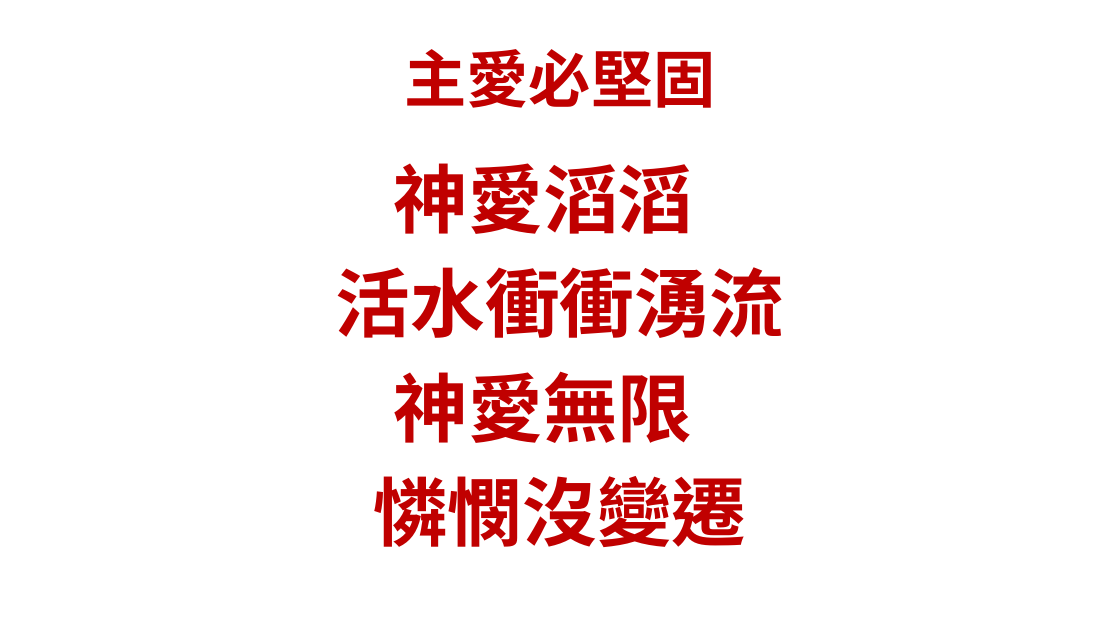
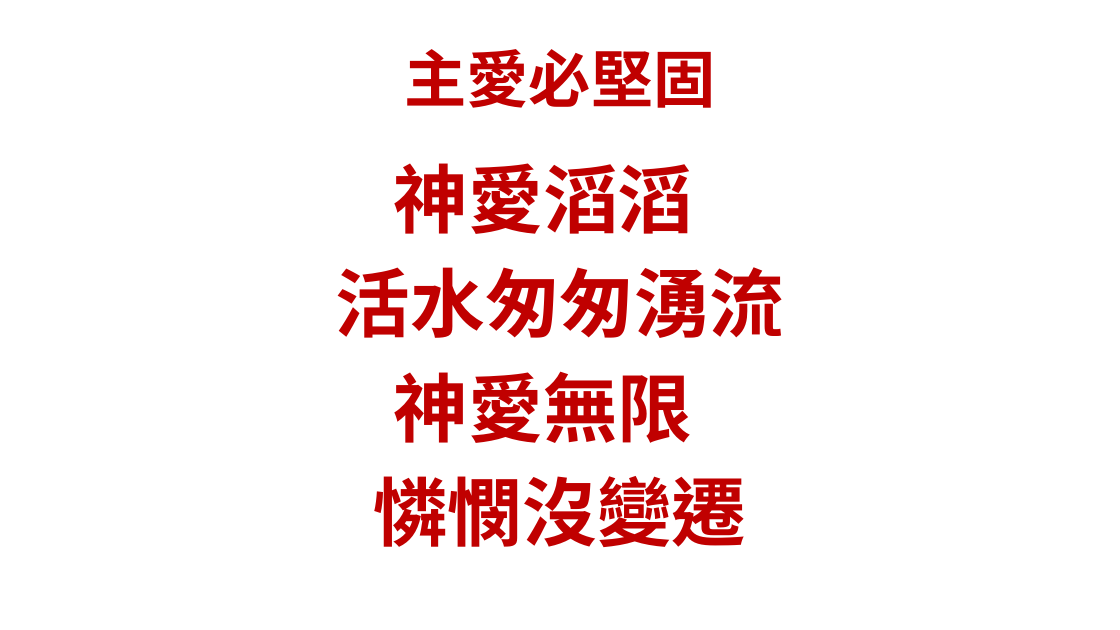
Before and after one commit to batisuoc/bible-school, a slide deck: slide 1 of 2019/9月.pptx. Drawn at 1120x630 pixels with LibreOffice and Linux fonts; fonts in the diff are those of the drawing; background and template pictures are left out. Boxes give left, top, right and bottom in pixels: in the first picture for what was removed or moved away, otherwise in the second. Text is boxed around its words. In the diff, an @@ line names an element or a change of style, - is before the commit and + after.

```diff
--- a/2019/9月.pptx
+++ b/2019/9月.pptx
@@ text at (336,267,784,338): text changed @@
-活水衝衝湧流
+活水匆匆湧流
```
Also in this commit, not shown: 2 other files.
